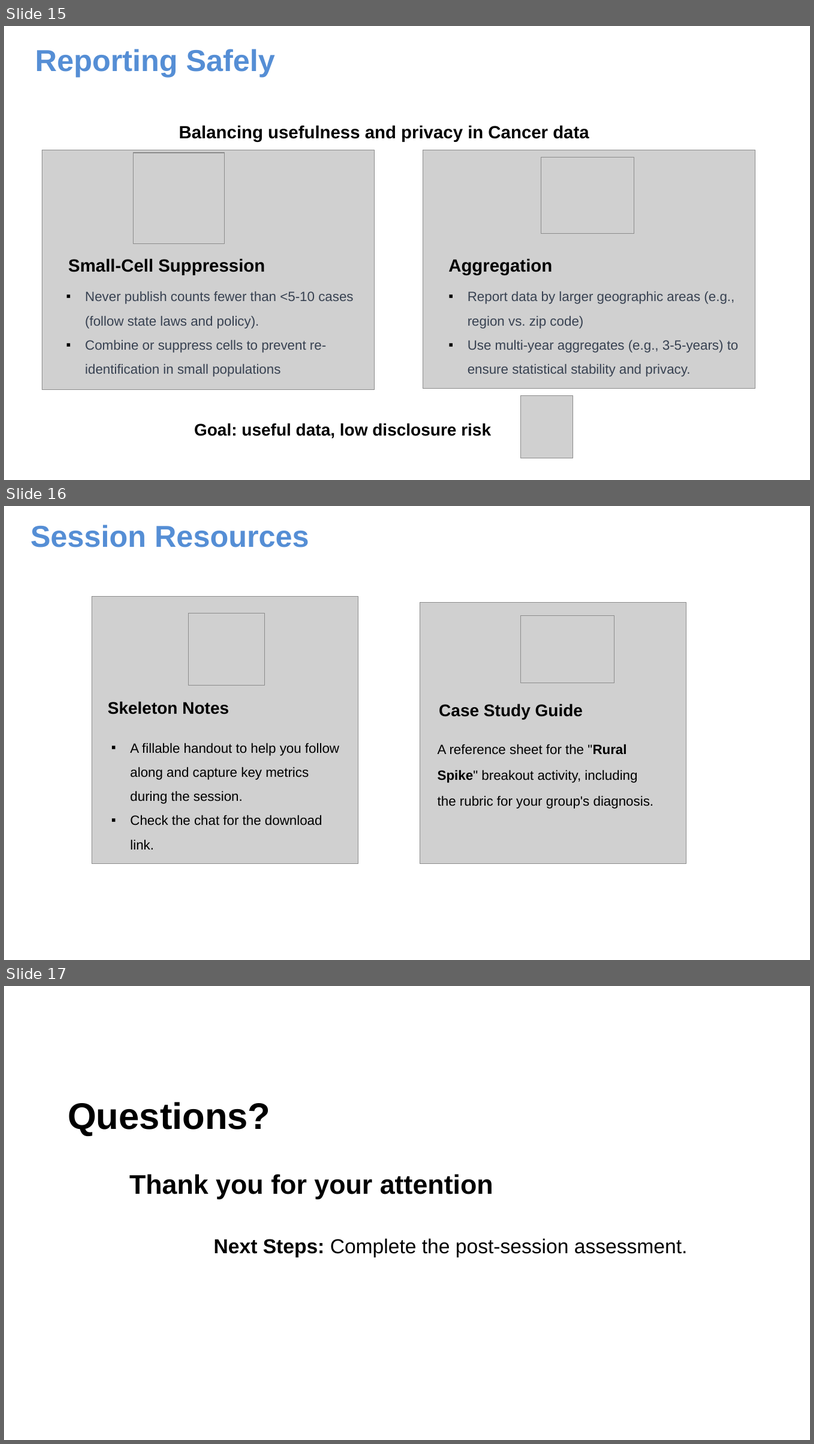
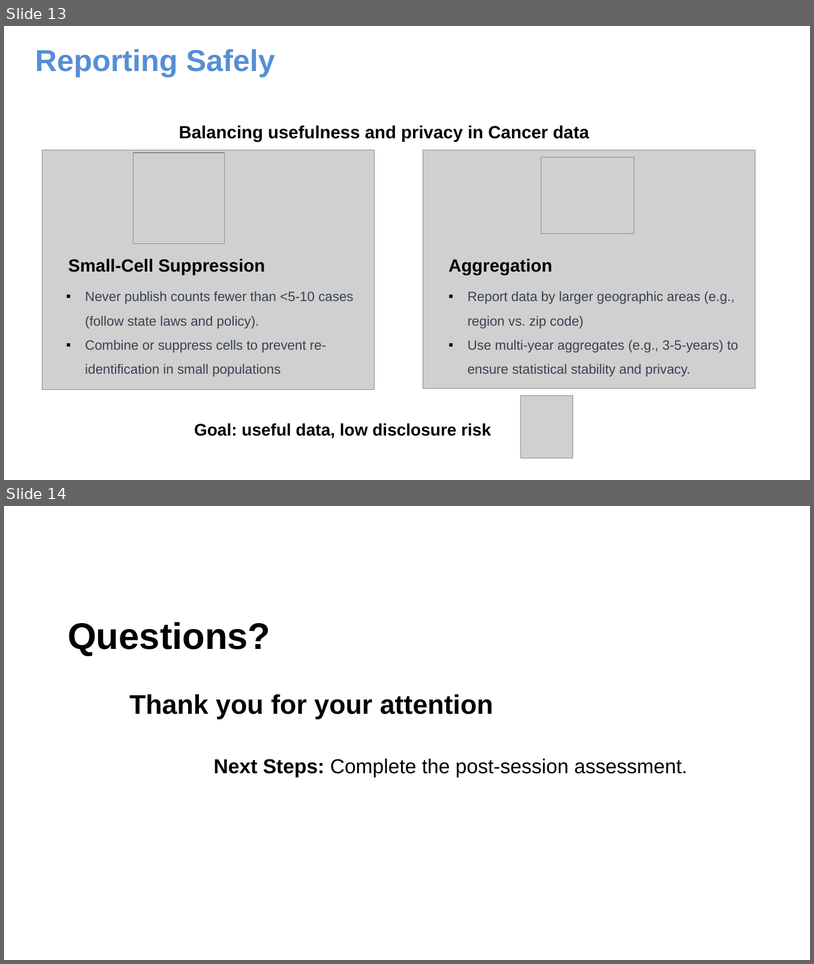
Before and after one commit to arshah18/arshah18.github.io, a slide deck: assets/cph705/cancer-surveillance-Presentation-asynchronous-session.pptx. Shown one above the other, each under a label of ours: slides 15, 16 and 17 before the commit, slides 13 and 14 after it. The pictures are 814x1444 and 814x964 pixels, drawn with LibreOffice and Linux fonts; fonts in the diff are those of the drawing; grey boxes stand for pictures; background and template pictures are left out. Boxes give left, top, right and bottom in pixels: in the first picture for what was removed or moved away, otherwise in the second. Text is boxed around its words. In the diff, an @@ line names an element or a change of style, - is before the commit and + after.

Commit message:
Add CPH 705 asynchronous session assets (PDF/PPTX)

```diff
--- a/assets/cph705/cancer-surveillance-Presentation-asynchronous-session.pptx
+++ b/assets/cph705/cancer-surveillance-Presentation-asynchronous-session.pptx
@@ slide 16 removed at (4, 506, 810, 960), background picture (left out) @@
@@ text removed at (30, 525, 309, 547) @@
-Session Resources
@@ picture removed at (92, 596, 358, 864) @@
@@ picture removed at (189, 613, 265, 685) @@
@@ picture removed at (420, 602, 686, 863) @@
@@ picture removed at (521, 615, 615, 682) @@
@@ text removed at (108, 701, 229, 714) @@
-Skeleton Notes
@@ text removed at (439, 703, 583, 720) @@
-Case Study Guide
@@ text removed at (130, 742, 339, 849) @@
-▪ A fillable handout to help you follow along and capture key metrics during the session.
-▪ Check the chat for the download link.
@@ text removed at (438, 744, 654, 808) @@
-A reference sheet for the "Rural Spike" breakout activity, including the rubric for your group's diagnosis.
@@ what was slide 15 is now slide 13 @@
@@ what was slide 17 is now slide 14 @@
```
Also in this commit, not shown: 2 slides changed, 1 slide added, 3 other slides removed, 1 other file.
